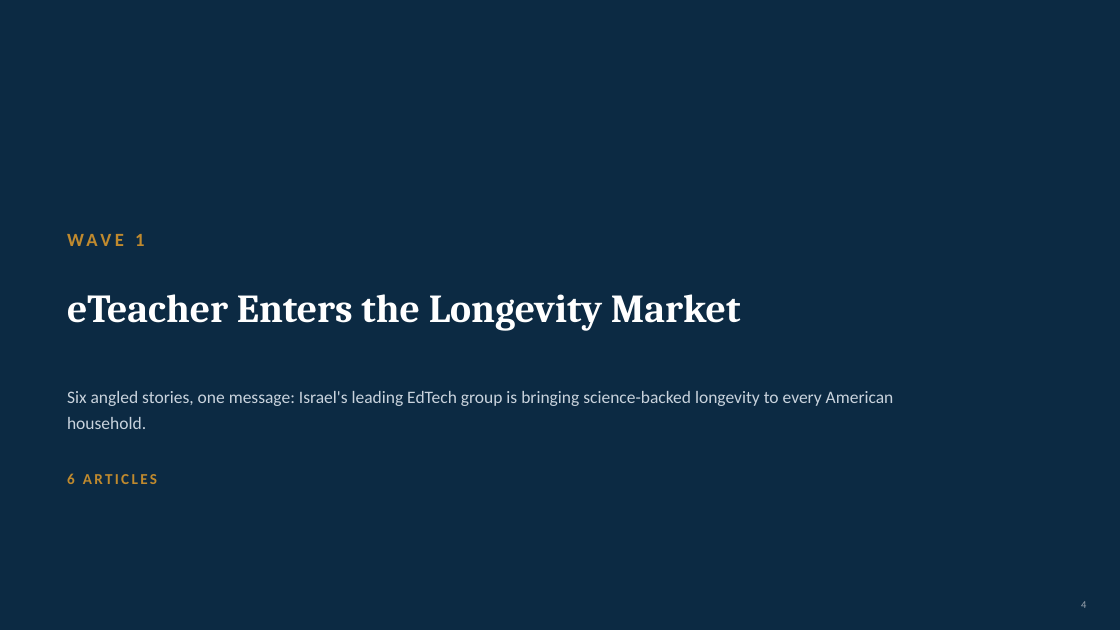
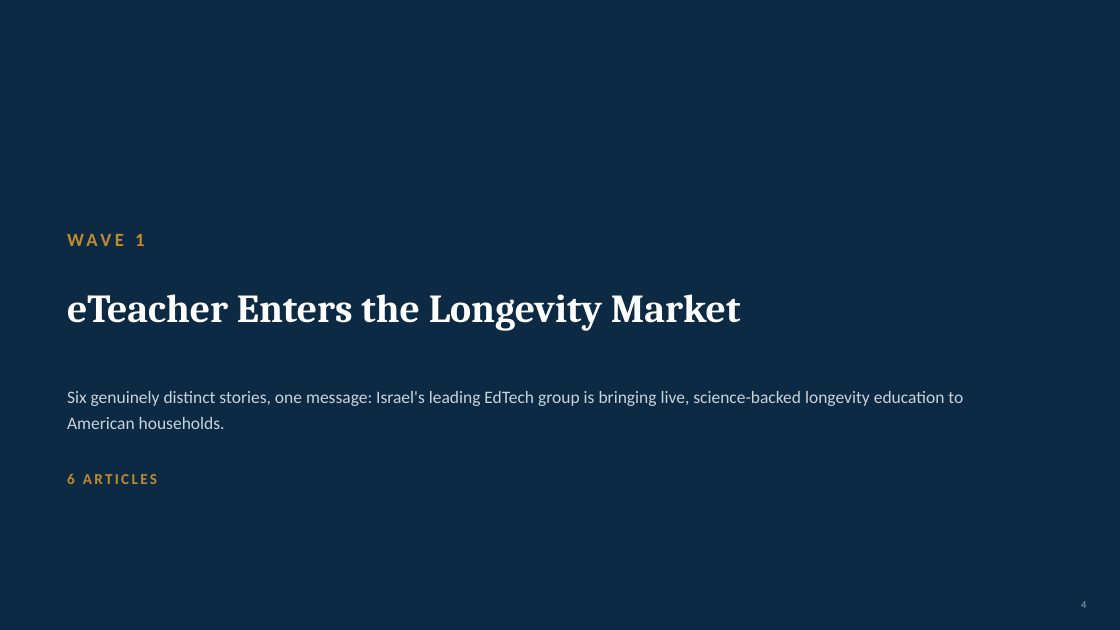
Before and after one commit to gitteromri-ux/eteacher-longevity-pr-campaign, a slide deck: slide 4 of eTeacher_Longevity_PR_Campaign.pptx. Drawn at 1120x630 pixels with LibreOffice and Linux fonts; fonts in the diff are those of the drawing. Boxes give left, top, right and bottom in pixels: in the first picture for what was removed or moved away, otherwise in the second. Text is boxed around its words. In the diff, an @@ line names an element or a change of style, - is before the commit and + after.

Commit message:
Polish: center short quote cards, refine next-steps wording

```diff
--- a/eTeacher_Longevity_PR_Campaign.pptx
+++ b/eTeacher_Longevity_PR_Campaign.pptx
@@ text at (67, 391, 963, 429): text changed @@
-Six angled stories, one message: Israel's leading EdTech group is bringing science-backed longevity to every American household.
+Six genuinely distinct stories, one message: Israel's leading EdTech group is bringing live, science-backed longevity education to American households.
```
Also in this commit, not shown: 18 other slides changed, 3 slides added, 3 slides removed.
